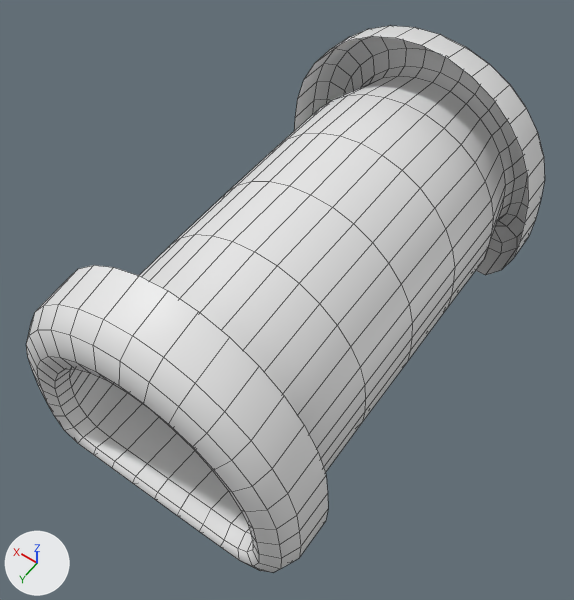
What one commit did to the FBX model Assets/ART/Meshes/MSH_Tunnel_A.fbx.
Rendered twice from a camera (50 mm lens) standing at (-5.58, 8.55, 13.98) and looking at (-0.07, 0.84, 1.86). The axes (+X, +Y, +Z) are drawn at lower left. The lights are the same throughout. The picture after the commit comes second. Mesh edges are drawn as thin lines. Where no turn or scale is listed for an object, it has been applied to the vertices.

In view in the first picture: 'MSH_Tunnel_A'.
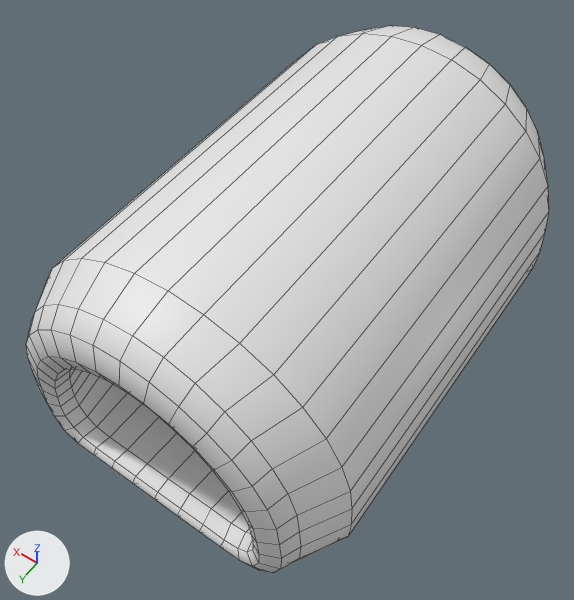
Changed parts and their boxes (x1, y1, x2, y2) in the pictures (574 x 600 px; the box of a moved part takes in the faces that stretch with it):
'MSH_Tunnel_A', reshaped: before (26, 26, 545, 572); after (26, 26, 549, 572)
part 1 of me_cylinder, moved or reshaped: before (36, 26, 545, 558); after (36, 26, 549, 562)

What the commit changed:
me_cylinder is used by ob_msh_tunnel_a; location (0.0, 0.0, 0.0).
me_cylinder had 544 vertices, 512 faces and spanned x -2.96..2.96, y -4.94..4.94, z -0.14..4.99.
me_cylinder now has 544 vertices, 544 faces and spans x -3.42..3.42, y -4.94..4.94, z -0.14..4.99.
Part 1, on me_cylinder:
4 vertices in x 0.57..0.61, y -3.69..3.69, z -0.14..4.93 move by (0.09, 0.0, 0.0).
4 vertices in x 2.94..2.96, y -3.69..3.69, z 0.75..1.3 move by (0.46, 0.0, 0.0).
4 vertices in x -0.61..-0.57, y -3.69..3.69, z -0.14..4.93 move by (-0.09, 0.0, 0.0).
4 vertices in x -2.96..-2.94, y -3.69..3.69, z 0.75..1.3 move by (-0.46, 0.0, 0.0).
44 vertices move from x -2.92..2.92, y -3.69..3.69, z -0.14..4.75 to x -3.39..3.39, y -3.69..3.69, z -0.14..4.75.
32 new faces join them.
